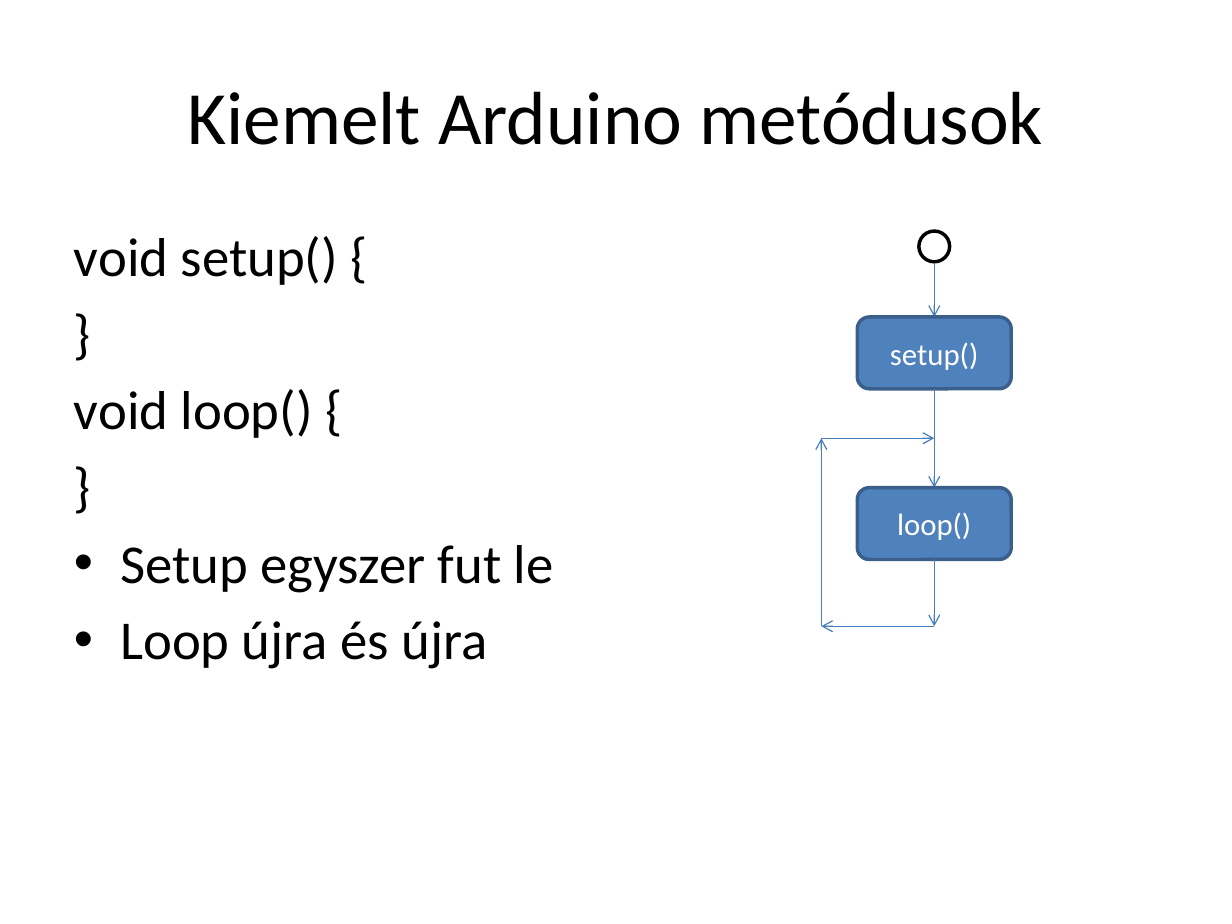
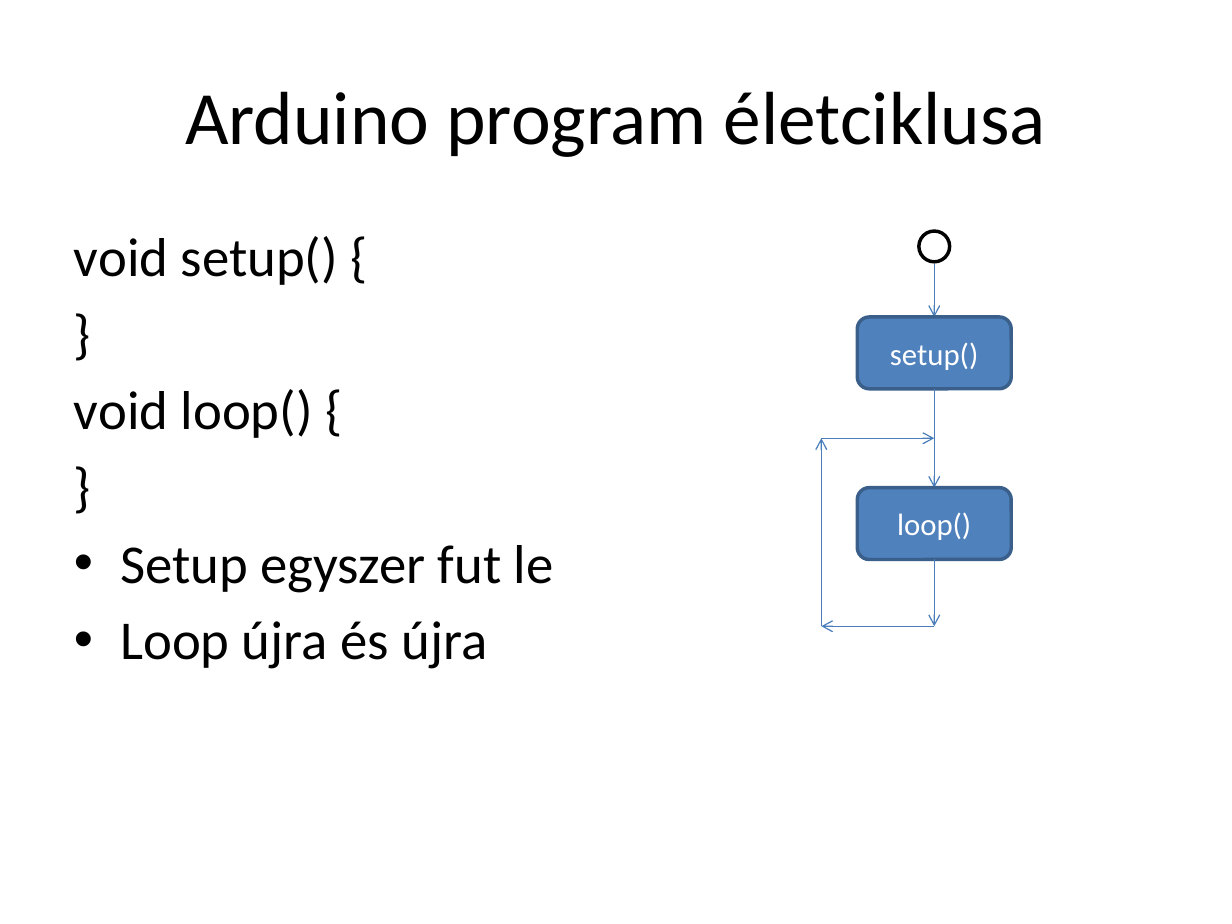
Before and after one commit to lajthabalazs/arduino, a slide deck: slide 12 of class/Arduino-cpp.pptx (slide 16 before the commit). Drawn at 1232x924 pixels with LibreOffice and Linux fonts; fonts in the diff are those of the drawing. Boxes give left, top, right and bottom in pixels: in the first picture for what was removed or moved away, otherwise in the second. Text is boxed around its words. In the diff, an @@ line names an element or a change of style, - is before the commit and + after.

```diff
--- a/class/Arduino-cpp.pptx
+++ b/class/Arduino-cpp.pptx
@@ title at (185,91,1046,157): text changed @@
-Kiemelt Arduino metódusok
+Arduino program életciklusa
```
Also in this commit, not shown: 11 other slides changed, 24 slides added, 1 slide removed, 1 other file.
